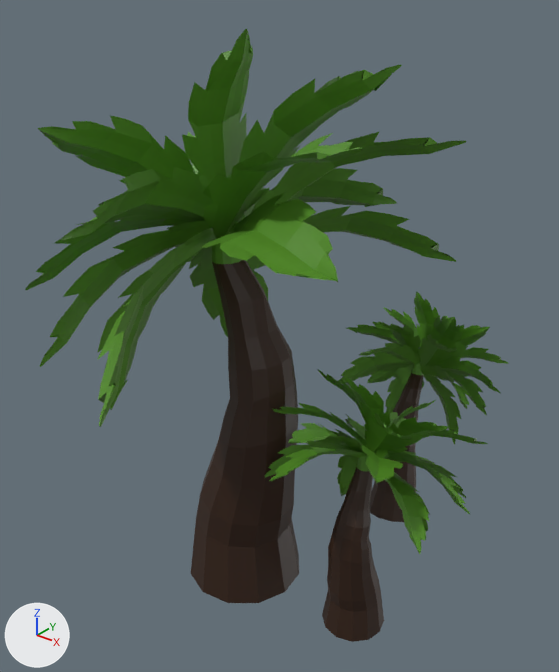
A saved change to the glTF model three/static/ZA_monument_models/6_1.glb.
Both versions are drawn from a 50 mm camera at (2.09, -2.59, 2.0) aimed at (-0.19, 0.25, 0.24). The lights are fixed; the arrows at lower left show +X, +Y and +Z. Where no turn or scale is listed for an object, it has been applied to the vertices.

Objects in the first picture: 'Medium Tree', 'Medium Tree.001', 'Medium Tree.002'.
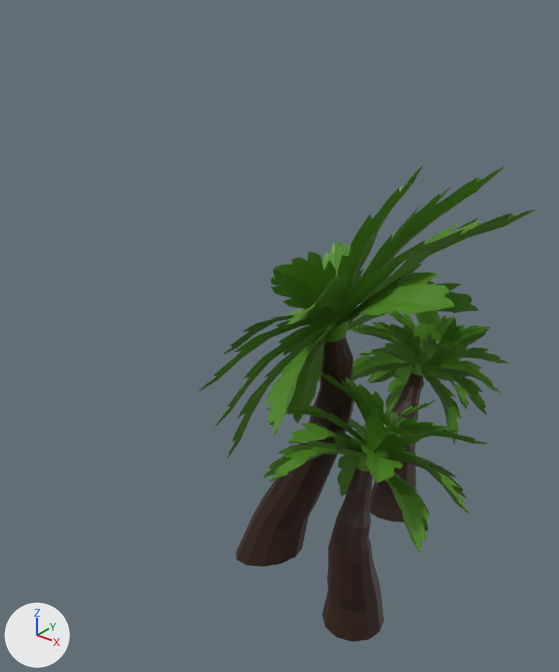
Changed parts and their boxes [x1, y1, x2, y2] in the pictures (559 x 672 px):
'Medium Tree', rescaled (24% narrower, 30% shorter): before [25, 29, 466, 603]; after [199, 165, 535, 567]

Patch to the scene script:
```diff
--- a/three/static/ZA_monument_models/6_1.glb.py
+++ b/three/static/ZA_monument_models/6_1.glb.py
@@ ob_medium_tree @@
 ob_medium_tree.rotation_euler = (0.636, 0.0886, 1.571)  # degrees (36, 5.1, 90)
-ob_medium_tree.scale = (0.2, 0.2, 0.2)
+ob_medium_tree.scale = (0.1, 0.1, 0.2)
```
